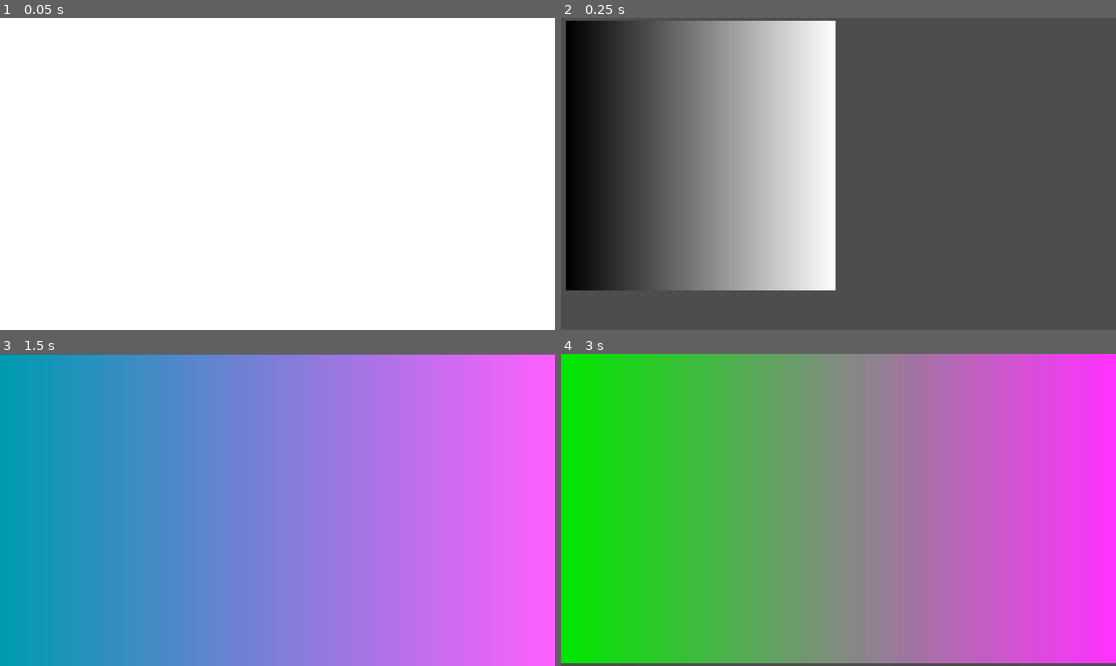
Above: before the commit, frames 1-4 (two rows, left to right).
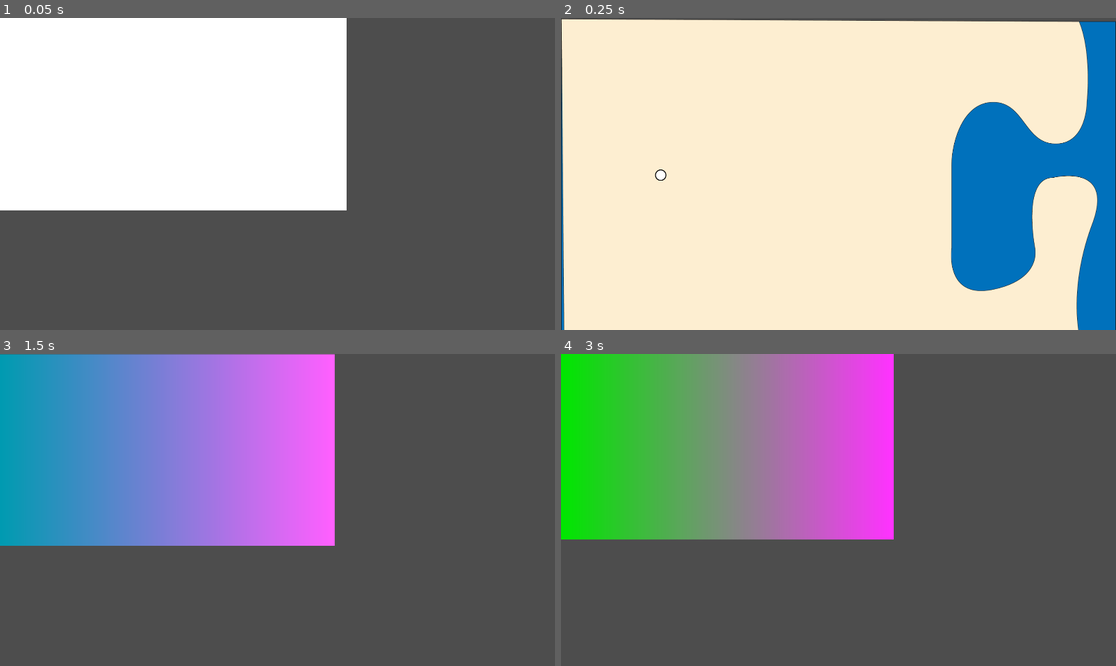
Above: after the commit, the same moments.

Repository: Frut0ss/bus
Game: Godot game, scene res://scenes/game.tscn
Same seed, same stepped clock (60 frames per second), same inputs: the game is played once before the commit and once after it.
Inputs (mouse positions are in pixels of both pictures, inside the frame that each line leads up to):
- Up to frame 1 (0.05 s): no input
- Up to frame 2 (0.25 s): no input
- Up to frame 3 (1.5 s): tap Enter at 0.5 s; move the mouse to (399, 494) at 0.52 s; click (399, 494) at 0.6 s; tap Space at 1.25 s; move the mouse to (166, 525) at 1.27 s; click (166, 525) at 1.35 s
- Up to frame 4 (3 s): tap Enter at 2 s; move the mouse to (894, 441) at 2.02 s; click (894, 441) at 2.1 s; tap Space at 2.75 s; move the mouse to (810, 572) at 2.77 s; click (810, 572) at 2.85 s

The runs differ from the first frame. In frame 1, 61% of the frame differs, in the area x 0-100%, y 0-100%; in frame 2, 98%; in frame 3, 91%; in frame 4, 90%.

Commit message:
Added prototype assets

Diff:
--- a/Scenes/map_scene.tscn
+++ b/Scenes/map_scene.tscn
@@ -1,13 +1,13 @@
 [gd_scene load_steps=3 format=3 uid="uid://daxgvw001lgr1"]
 
-[sub_resource type="Gradient" id="Gradient_m1l46"]
-
-[sub_resource type="GradientTexture2D" id="GradientTexture2D_0wcw4"]
-gradient = SubResource("Gradient_m1l46")
+[ext_resource type="Texture2D" uid="uid://bygg7cyssdr4v" path="res://assets/map/1x/Background.png" id="1_0wcw4"]
+[ext_resource type="PackedScene" uid="uid://bwxt6yk4hjcjb" path="res://scenes/map_stop.tscn" id="2_ne7uw"]
 
 [node name="MapScene" type="Node2D"]
 
-[node name="Sprite2D" type="Sprite2D" parent="."]
-position = Vector2(290, 286)
-scale = Vector2(8.75, 8.75)
-texture = SubResource("GradientTexture2D_0wcw4")
+[node name="Background" type="Sprite2D" parent="."]
+position = Vector2(960, 548)
+texture = ExtResource("1_0wcw4")
+
+[node name="MapStop" parent="Background" instance=ExtResource("2_ne7uw")]
+position = Vector2(-615, -4)
--- a/project.godot
+++ b/project.godot
@@ -20,6 +20,11 @@
 SceneTransitionManager="*res://scenes/scene_transition_manager.gd"
 GameStateManager="*res://singletons/GameStateManager.gd"
 
+[display]
+
+window/size/viewport_width=1920
+window/size/viewport_height=1080
+
 [input]
 
 click={
--- a/scenes/game.tscn
+++ b/scenes/game.tscn
@@ -1,6 +1,6 @@
 [gd_scene load_steps=4 format=3 uid="uid://b4xdgcptxq61c"]
 
-[ext_resource type="Script" uid="uid://cp5g5v1stw0h6" path="res://Scenes/game.gd" id="1_ebmjs"]
+[ext_resource type="Script" uid="uid://cp5g5v1stw0h6" path="res://scenes/game.gd" id="1_ebmjs"]
 
 [sub_resource type="Gradient" id="Gradient_ebmjs"]
 colors = PackedColorArray(1, 1, 1, 1, 1, 1, 1, 1)
--- /dev/null
+++ b/scenes/map_stop.tscn
@@ -0,0 +1,8 @@
+[gd_scene load_steps=2 format=3 uid="uid://bwxt6yk4hjcjb"]
+
+[ext_resource type="Texture2D" uid="uid://bnnl56jld73nx" path="res://assets/map/1x/Fichier 6.png" id="1_irc1t"]
+
+[node name="MapStop" type="Node2D"]
+
+[node name="Sprite2D" type="Sprite2D" parent="."]
+texture = ExtResource("1_irc1t")
Binary file added: assets/bus_stop/1x/Background.png
Not shown, added: assets/bus_stop/1x/Background.png.import
Binary file added: assets/bus_stop/1x/Bus.png
Not shown, added: assets/bus_stop/1x/Bus.png.import
Binary file added: assets/characters/1x/TouristVector.png
Not shown, added: assets/characters/1x/TouristVector.png.import
Binary file added: assets/map/1x/Background.png
Not shown, added: assets/map/1x/Background.png.import
Binary file added: assets/map/1x/Fichier 6.png
Not shown, added: assets/map/1x/Fichier 6.png.import
Binary file added: assets/map/1x/WinFlag.png
Not shown, added: assets/map/1x/WinFlag.png.import
(and 2 more such lines)
